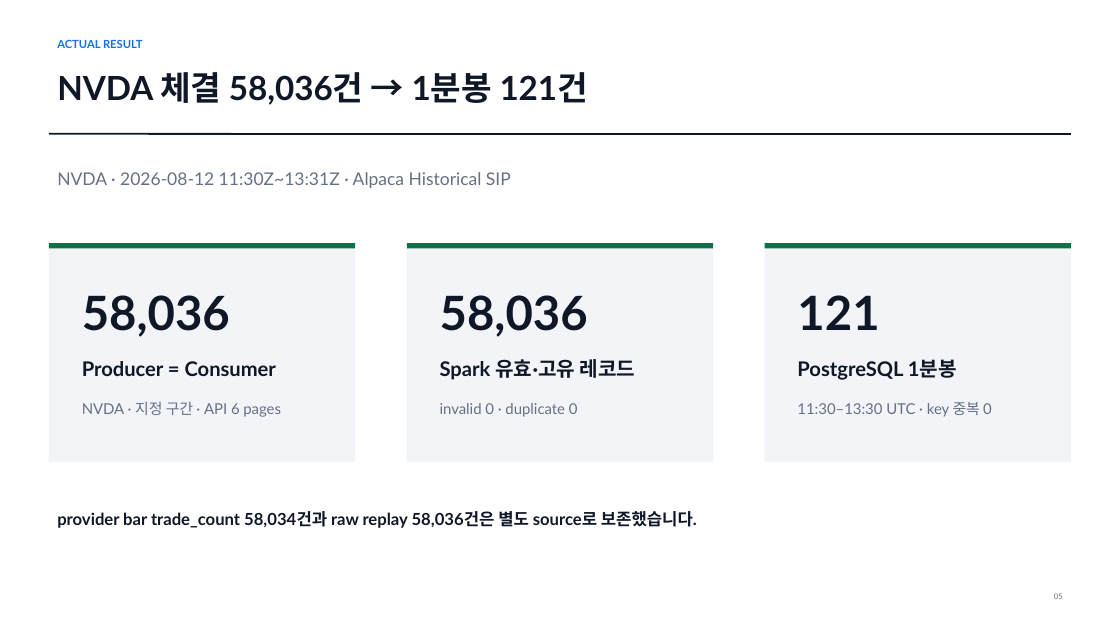
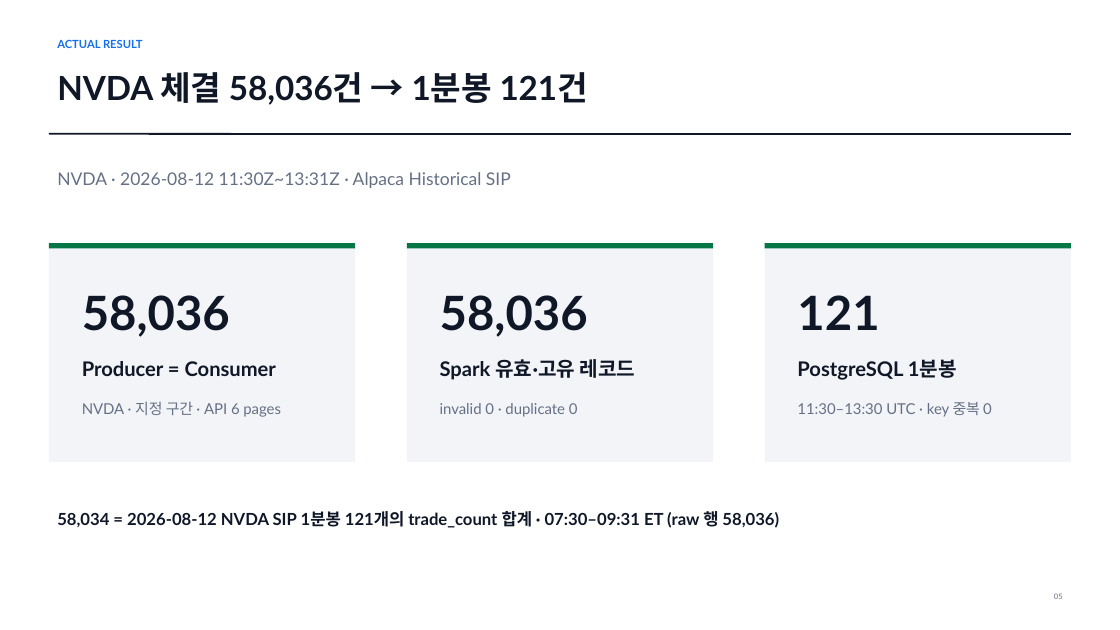
Before and after one commit to hjh6709/us-market-intelligence-pipeline, a slide deck: slide 5 of docs/presentation/us-market-pipeline-assignment.pptx. Drawn at 1120x630 pixels with LibreOffice and Linux fonts; fonts in the diff are those of the drawing. Boxes give left, top, right and bottom in pixels: in the first picture for what was removed or moved away, otherwise in the second. Text is boxed around its words. In the diff, an @@ line names an element or a change of style, - is before the commit and + after.

Commit message:
docs: define provider bar trade count precisely

```diff
--- a/docs/presentation/us-market-pipeline-assignment.pptx
+++ b/docs/presentation/us-market-pipeline-assignment.pptx
@@ text at (x1=57, y1=511, x2=779, y2=528): text changed @@
-provider bar trade_count 58,034건과 raw replay 58,036건은 별도 source로 보존했습니다.
+58,034 = 2026-08-12 NVDA SIP 1분봉 121개의 trade_count 합계 · 07:30–09:31 ET (raw 행 58,036)
```
Also in this commit, not shown: 10 other files.
